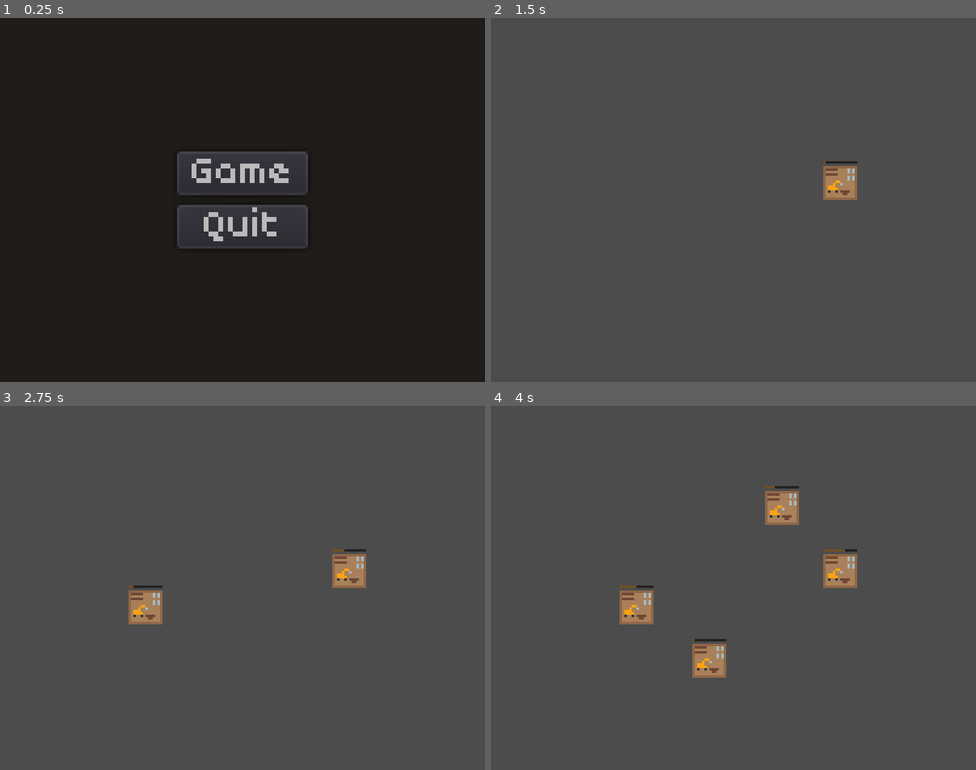
Above: before the commit, frames 1-4 (two rows, left to right).
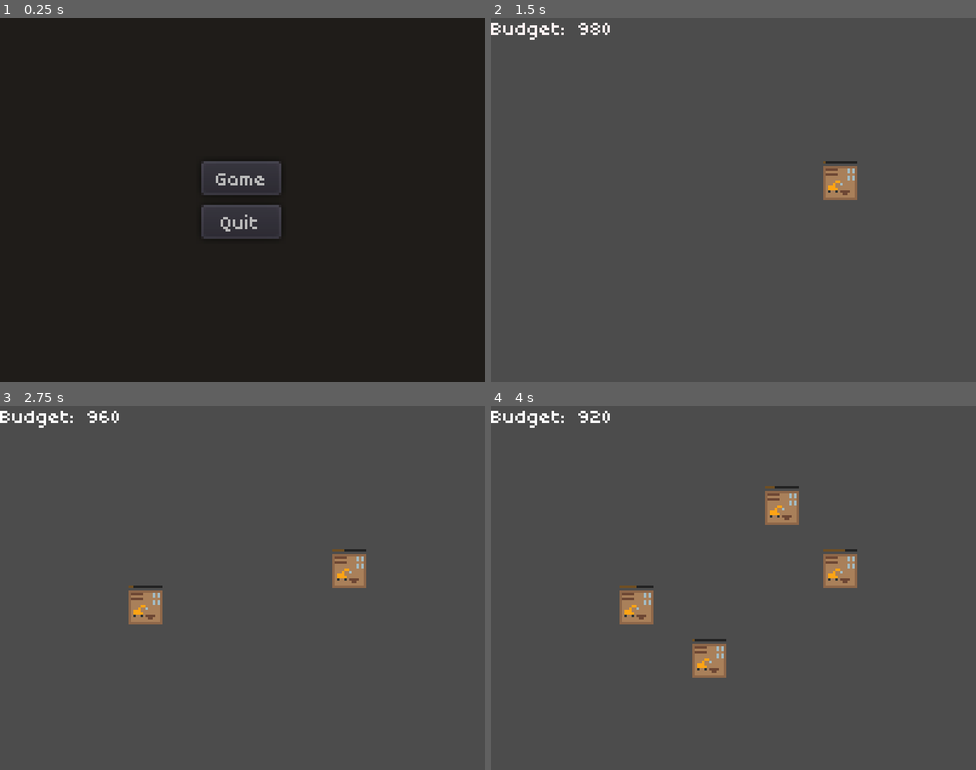
Above: after the commit, the same moments.

Repository: Byteron/ludum-dare-44
Game: Godot game, scene res://source/interface/menu/TitleScreen.tscn
Two runs of this game, one before a commit and one after it. Both use one fixed random seed, a clock stepped at 60 frames per second and the inputs below.
Inputs (mouse positions are in pixels of both pictures, inside the frame that each line leads up to):
- Up to frame 1 (0.25 s): no input
- Up to frame 2 (1.5 s): click "Game" at 0.5 s; move the mouse to (840, 181) at 1.27 s; press the mouse at (840, 181) at 1.28 s
- Up to frame 3 (2.75 s): tap Enter at 2 s; move the mouse to (145, 606) at 2.02 s; release the mouse at (145, 606) at 2.03 s; click (145, 606) at 2.1 s
- Up to frame 4 (4 s): tap Space at 2.75 s; move the mouse to (782, 507) at 2.77 s; press the mouse at (782, 507) at 2.78 s; tap Enter at 3.5 s; move the mouse to (709, 660) at 3.52 s; release the mouse at (709, 660) at 3.53 s; click (709, 660) at 3.6 s

The runs differ from the first frame. In frame 1, 4.3% of the frame differs, in the area x 36-64%, y 36-64%; in frame 2, 0.3%; in frame 3, 0.3%; in frame 4, 0.3%.

Commit message:
added budget

Diff:
--- a/fonts/poco/Poco.tres
+++ b/fonts/poco/Poco.tres
@@ -3,7 +3,7 @@
 [ext_resource path="res://fonts/poco/Poco.ttf" type="DynamicFontData" id=1]
 
 [resource]
-size = 20
+size = 10
 use_mipmaps = true
-extra_spacing_top = -12
+extra_spacing_top = -4
 font_data = ExtResource( 1 )
--- a/source/game/Game.gd
+++ b/source/game/Game.gd
@@ -2,9 +2,22 @@
 
 const Building = preload("res://source/game/buildings/Building.tscn")
 
+export(int) var budget = 1000 setget _set_budget
+
+onready var hud = $HUD
+
 func _input(event):
 	if event.is_action_pressed("click_left"):
 		var mouse_position = get_global_mouse_position()
-		var building = Building.instance()
-		building.position = mouse_position
-		add_child(building)
+		build(mouse_position)
+
+func build(position):
+	var building = Building.instance()
+	building.position = position
+	var new_budget = budget - building.cost
+	_set_budget(new_budget)
+	add_child(building)
+
+func _set_budget(new_budget):
+	budget = new_budget
+	hud.update_budget(new_budget)
--- a/source/game/Game.tscn
+++ b/source/game/Game.tscn
@@ -1,6 +1,9 @@
-[gd_scene load_steps=2 format=2]
+[gd_scene load_steps=3 format=2]
 
 [ext_resource path="res://source/game/Game.gd" type="Script" id=1]
+[ext_resource path="res://source/interface/hud/HUD.tscn" type="PackedScene" id=2]
 
 [node name="Game" type="Node2D"]
 script = ExtResource( 1 )
+
+[node name="HUD" parent="." instance=ExtResource( 2 )]
--- a/source/game/buildings/Building.gd
+++ b/source/game/buildings/Building.gd
@@ -8,6 +8,8 @@
 
 export(Texture) var building_texture = null
 export(int) var build_time = 4.0
+
+export(int) var cost = 20
 
 onready var tween = $Tween
 onready var build_timer = $BuildTimer
--- /dev/null
+++ b/source/interface/hud/HUD.gd
@@ -0,0 +1,6 @@
+extends CanvasLayer
+
+onready var top_panel = $TopPanel
+
+func update_budget(new_budget):
+	top_panel.update_budget(new_budget)
--- /dev/null
+++ b/source/interface/hud/HUD.tscn
@@ -0,0 +1,9 @@
+[gd_scene load_steps=3 format=2]
+
+[ext_resource path="res://source/interface/hud/HUD.gd" type="Script" id=1]
+[ext_resource path="res://source/interface/hud/TopPanel.tscn" type="PackedScene" id=2]
+
+[node name="HUD" type="CanvasLayer"]
+script = ExtResource( 1 )
+
+[node name="TopPanel" parent="." instance=ExtResource( 2 )]
--- /dev/null
+++ b/source/interface/hud/TopPanel.gd
@@ -0,0 +1,9 @@
+extends Control
+
+onready var tween = $Tween
+onready var budget_label = $HBoxContainer/BudgetLabel
+
+func update_budget(new_budget):
+	budget_label.text = "Budget: %d" % new_budget
+	tween.interpolate_property(budget_label, "modulate", Color("FF0000"), Color("FFFFFF"), 0.25, Tween.TRANS_SINE, Tween.EASE_OUT)
+	tween.start()
--- /dev/null
+++ b/source/interface/hud/TopPanel.tscn
@@ -0,0 +1,22 @@
+[gd_scene load_steps=3 format=2]
+
+[ext_resource path="res://assets/interface/theme.tres" type="Theme" id=1]
+[ext_resource path="res://source/interface/hud/TopPanel.gd" type="Script" id=2]
+
+[node name="TopPanel" type="Control"]
+anchor_right = 1.0
+rect_min_size = Vector2( 0, 10 )
+theme = ExtResource( 1 )
+script = ExtResource( 2 )
+
+[node name="Tween" type="Tween" parent="."]
+
+[node name="HBoxContainer" type="HBoxContainer" parent="."]
+anchor_right = 1.0
+anchor_bottom = 1.0
+
+[node name="BudgetLabel" type="Label" parent="HBoxContainer"]
+margin_right = 51.0
+margin_bottom = 10.0
+rect_min_size = Vector2( 0, 10 )
+text = "Budget: 1000"
